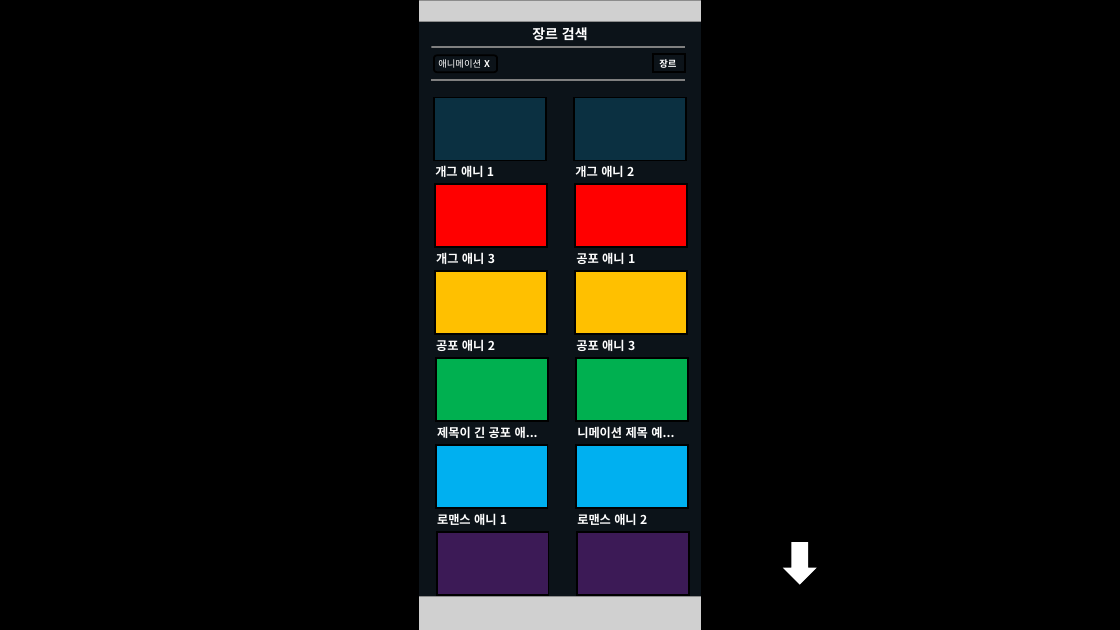
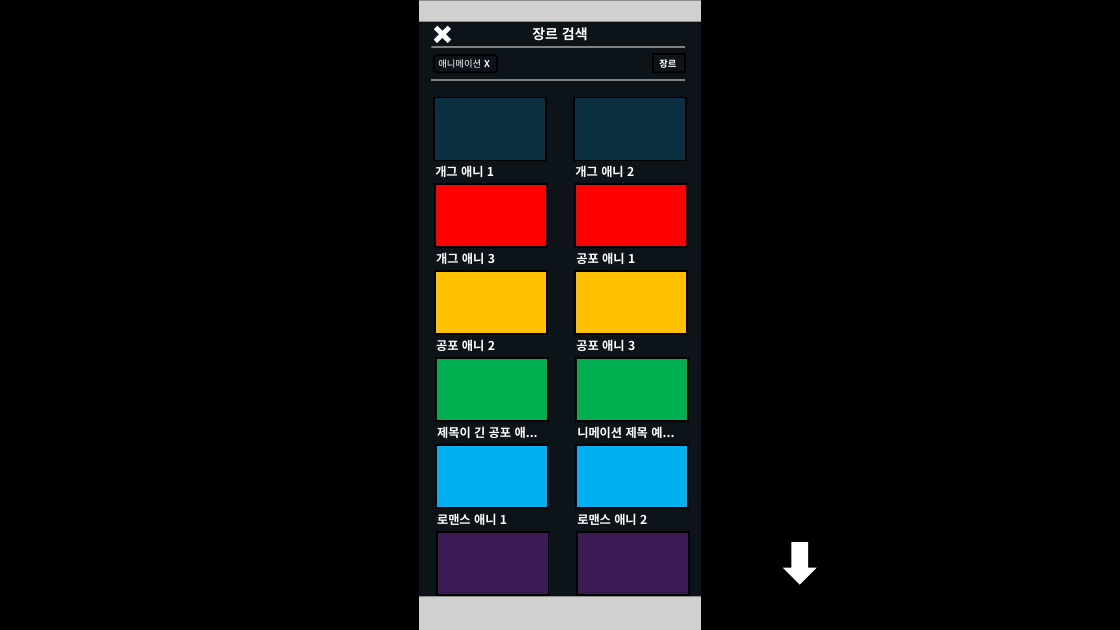
Before and after one commit to lhs020208/GameInterface-7, a slide deck: slide 20 of 7조 기말과제 - 숏폼형 모바일 OTT.pptm. Drawn at 1120x630 pixels with LibreOffice and Linux fonts; fonts in the diff are those of the drawing; grey boxes stand for pictures. Boxes give left, top, right and bottom in pixels: in the first picture for what was removed or moved away, otherwise in the second. Text is boxed around its words. In the diff, an @@ line names an element or a change of style, - is before the commit and + after.

```diff
--- a/7조 기말과제 - 숏폼형 모바일 OTT.pptm
+++ b/7조 기말과제 - 숏폼형 모바일 OTT.pptm
@@ plus added at [430, 22, 455, 47], fill #FFFFFF, outline #FFFFFF 1.5 pt @@
```
Also in this commit, not shown: 1 other slide changed, 13 slides added.
